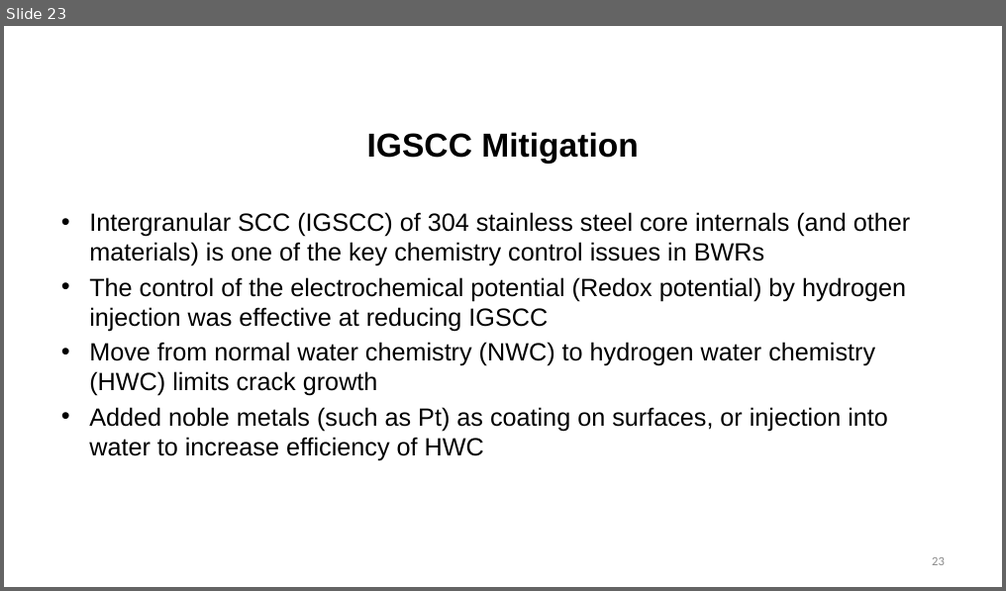
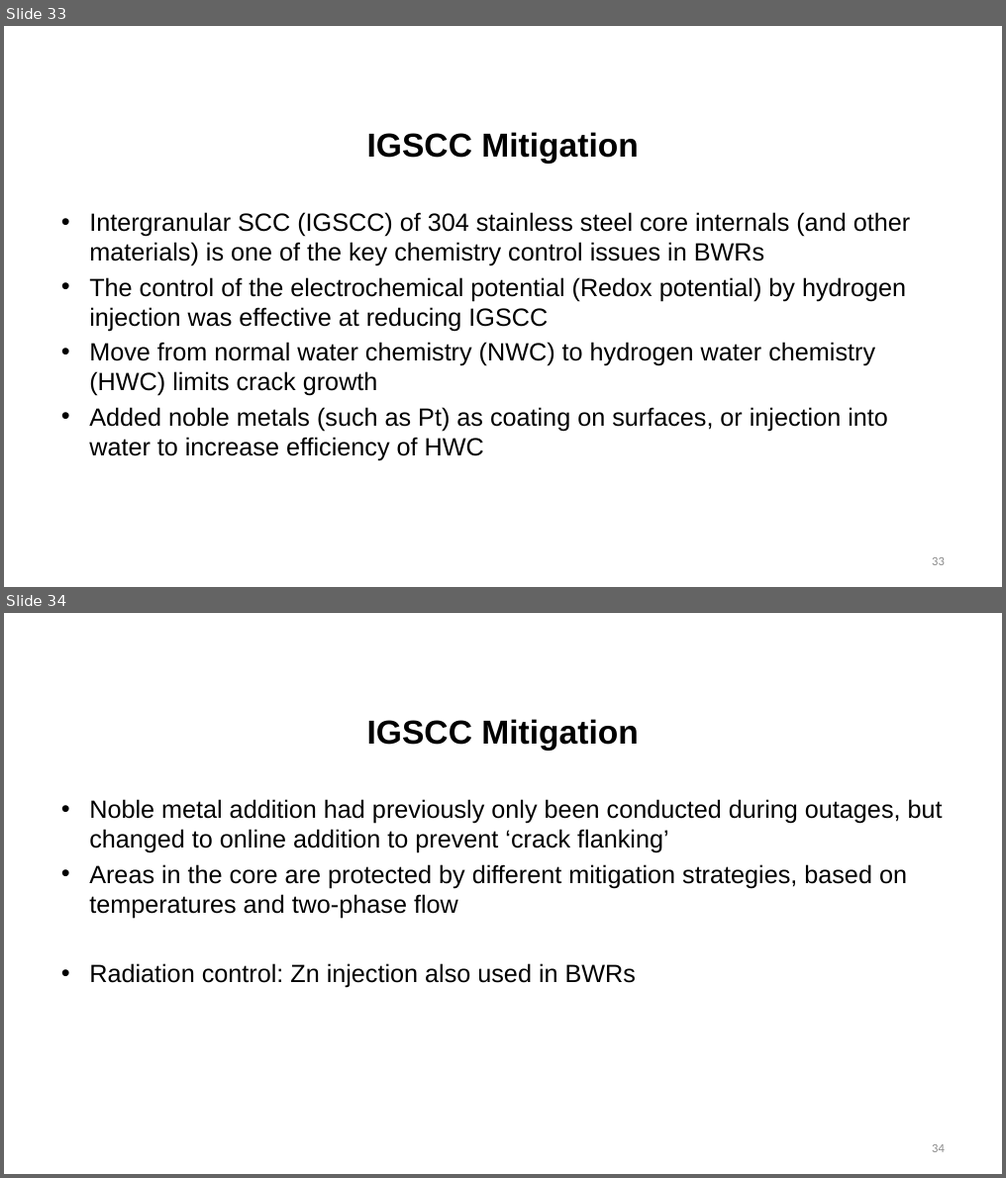
Before and after one commit to benbeeler/TEACHING, a slide deck: Nuclear_Fuel_Performance/NE533_Spring2024/Section4/Lec18_Limits_WaterChem.pptx. Shown one above the other, each under a label of ours: slide 23 before the commit, slides 33 and 34 after it. The pictures are 1006x591 and 1006x1178 pixels, drawn with LibreOffice and Linux fonts; fonts in the diff are those of the drawing; background and template pictures are left out. Boxes give left, top, right and bottom in pixels: in the first picture for what was removed or moved away, otherwise in the second. Text is boxed around its words. In the diff, an @@ line names an element or a change of style, - is before the commit and + after.

```diff
--- a/Nuclear_Fuel_Performance/NE533_Spring2024/Section4/Lec18_Limits_WaterChem.pptx
+++ b/Nuclear_Fuel_Performance/NE533_Spring2024/Section4/Lec18_Limits_WaterChem.pptx
@@ slide 34 added at (4, 613, 1002, 1174), background #FFFFFF @@
@@ title added at (367, 719, 639, 751), 32 pt, text #000000, bold @@
+IGSCC Mitigation
@@ text added at (89, 799, 943, 988), 24 pt, text #000000 @@
+• Noble metal addition had previously only been conducted during outages, but changed to online addition to prevent ‘crack flanking’
+• Areas in the core are protected by different mitigation strategies, based on temperatures and two-phase flow
+• Radiation control: Zn injection also used in BWRs
@@ page number added at (932, 1145, 944, 1153), 12 pt, text #8C8C8C @@
+34
@@ what was slide 23 is now slide 33 @@
```
Also in this commit, not shown: 6 slides changed, 11 other slides added, 14 other files.
